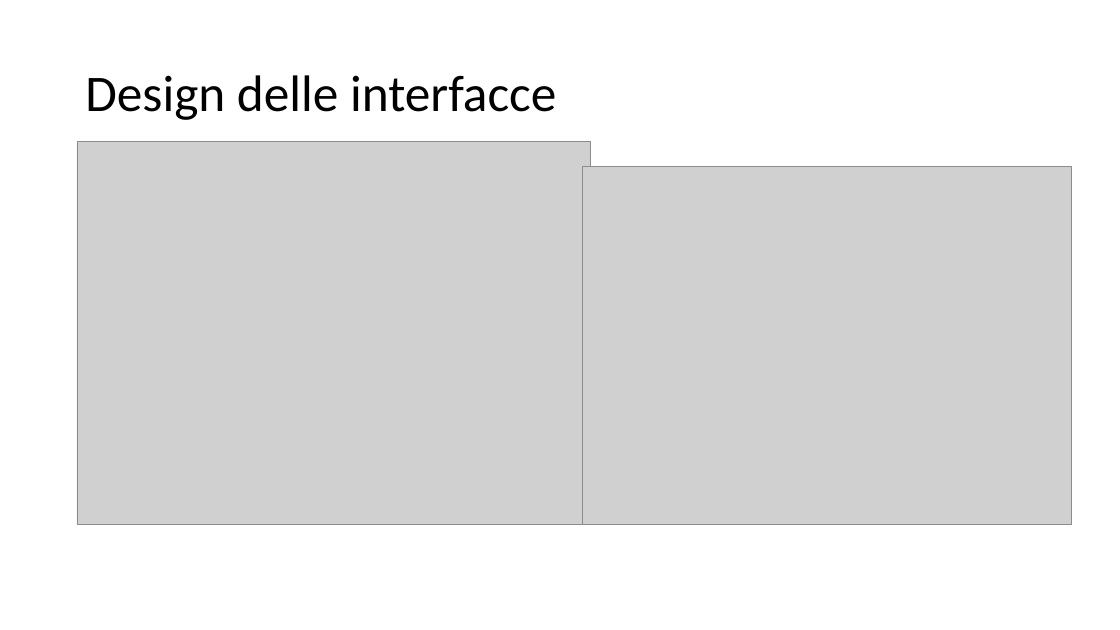
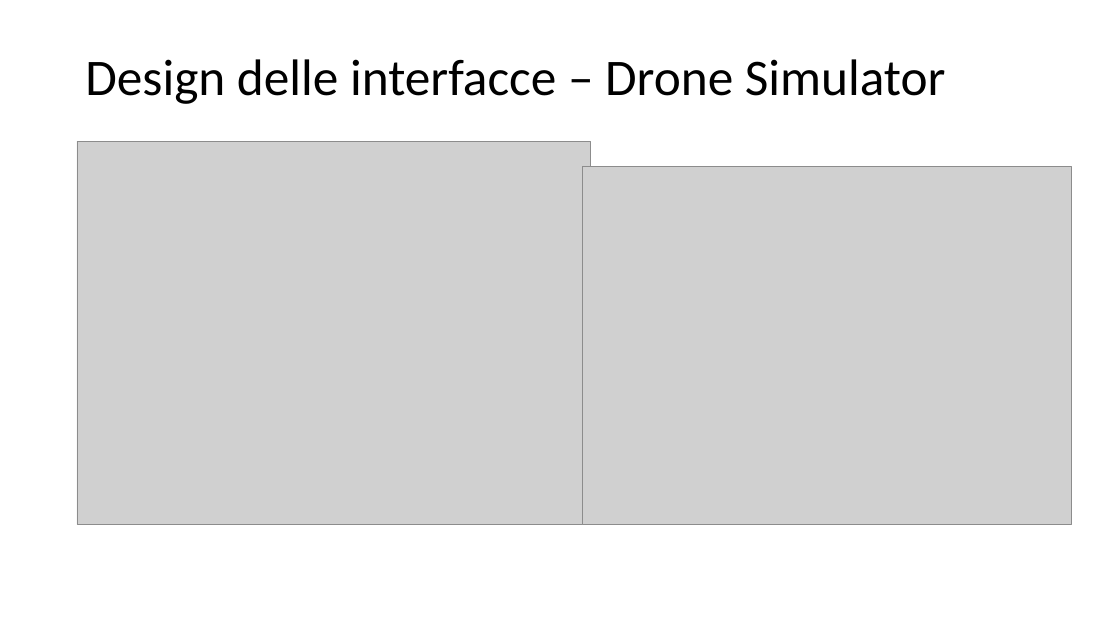
Before and after one commit to LuMug/DroneControlSystem, a slide deck: slide 11 of docs/Presentazione.pptx. Drawn at 1120x630 pixels with LibreOffice and Linux fonts; fonts in the diff are those of the drawing; grey boxes stand for pictures. Boxes give left, top, right and bottom in pixels: in the first picture for what was removed or moved away, otherwise in the second. Text is boxed around its words. In the diff, an @@ line names an element or a change of style, - is before the commit and + after.

```diff
--- a/docs/Presentazione.pptx
+++ b/docs/Presentazione.pptx
@@ title at <box>85,59,946,104</box>: text changed @@
-Design delle interfacce
+Design delle interfacce – Drone Simulator
```
Also in this commit, not shown: 2 other slides changed, 4 slides added, 2 slides removed.
